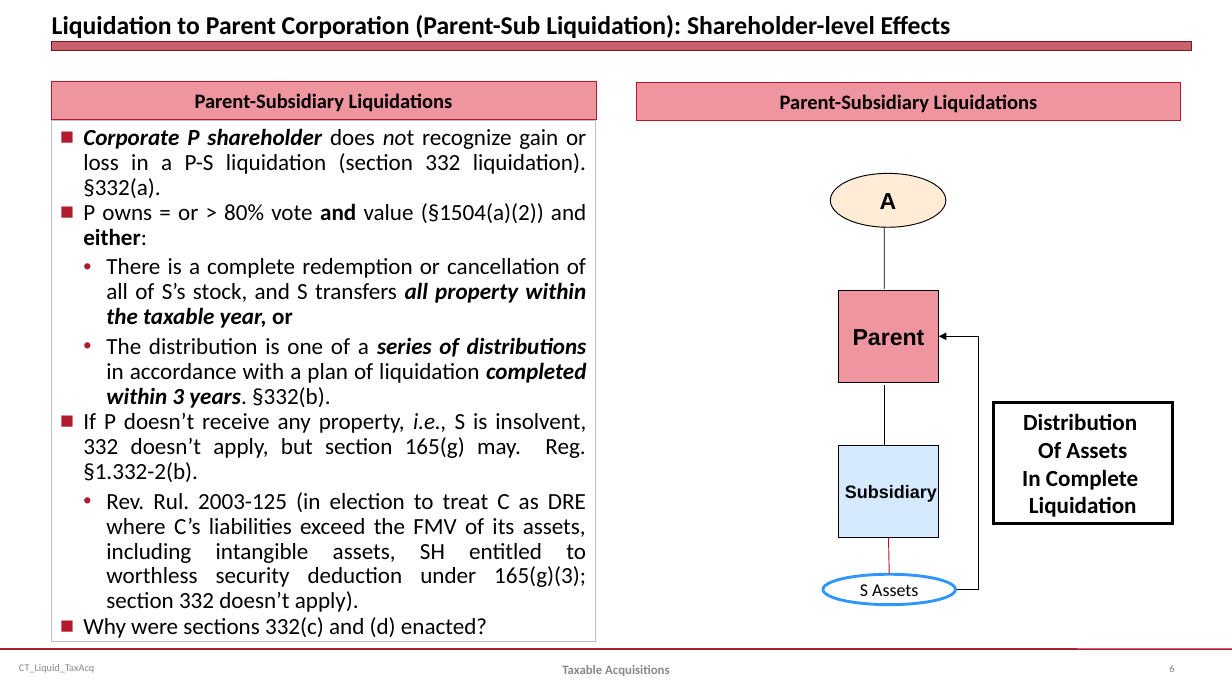
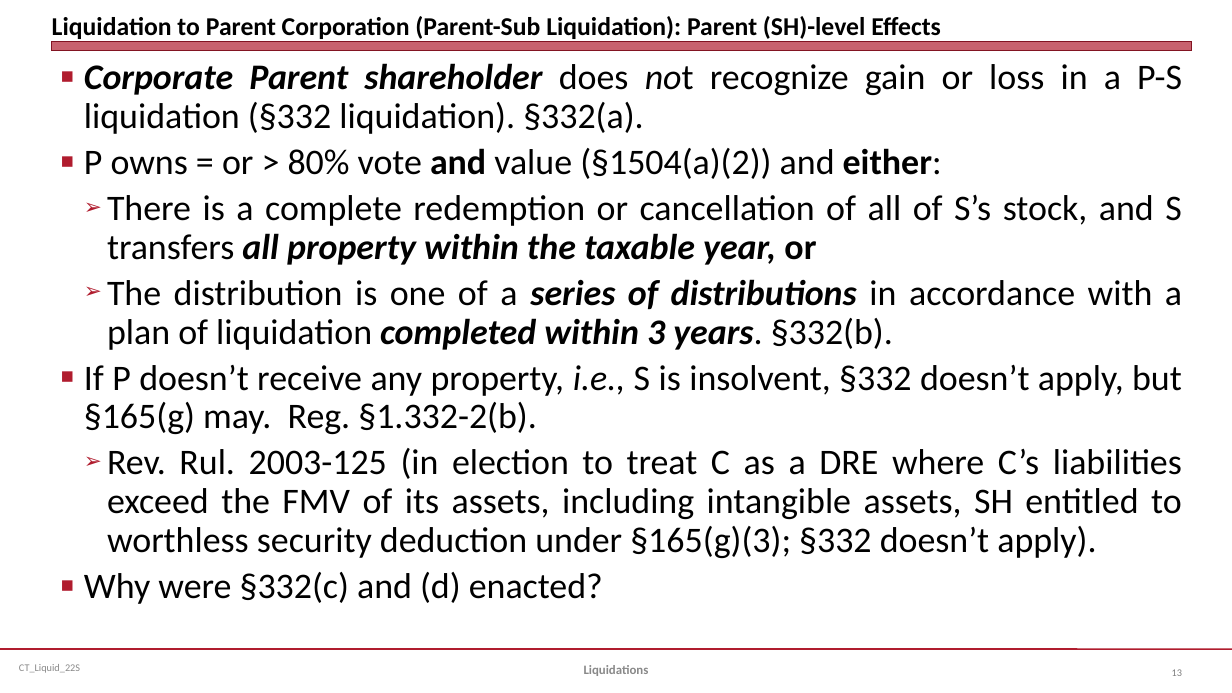
Before and after one commit to jmc877/Corporate-Tax, a slide deck: slide 13 of slides/CT_Liquid_22S.pptx (slide 6 before the commit). Drawn at 1232x693 pixels with LibreOffice and Linux fonts; fonts in the diff are those of the drawing. Boxes give left, top, right and bottom in pixels: in the first picture for what was removed or moved away, otherwise in the second. Text is boxed around its words. In the diff, an @@ line names an element or a change of style, - is before the commit and + after.

```diff
--- a/slides/CT_Liquid_22S.pptx
+++ b/slides/CT_Liquid_22S.pptx
@@ title at (52,16,941,39): text changed @@
-Liquidation to Parent Corporation (Parent-Sub Liquidation): Shareholder-level Effects
+Liquidation to Parent Corporation (Parent-Sub Liquidation): Parent (SH)-level Effects
@@ text "Corporate Parent shareholder does not ...": place and size @@
-text "Corporate Parent shareholder does not ..." at (51,121,595,642)
+text "Corporate Parent shareholder does not ..." at (84,63,1182,604)
@@ text "Corporate Parent shareholder does not ..." at (84,63,1182,604): fill #FFFFFF to none; outline #C0C0C0 0.75 pt to none @@
@@ text removed at (51,81,596,120) @@
-Parent-Subsidiary Liquidations
@@ text at (84,63,1182,134): text changed; size 18 to 28 pt @@
-  ■ Corporate P shareholder does not recognize gain or loss in a P-S liquidation (section 332 liquidation). §332(a).
+  ■ Corporate Parent shareholder does not recognize gain or loss in a P-S liquidation (§332 liquidation). §332(a).
@@ text removed at (637,82,1181,121) @@
-Parent-Subsidiary Liquidations
@@ text at (84,148,1182,350): size 18 to 28 pt in "P owns = or > 80% vote ...", "There is a complete redemption or cancellation ...", "The distribution is one of a series ..."; more space between paragraphs; bullet • to ➢ @@
@@ ellipse removed at (831,174,946,227) @@
-A
@@ line removed from (884, 289) to (884, 227) @@
@@ rectangle removed at (838,290,939,383) @@
-Parent
@@ elbow arrow removed from (956, 590) to (939, 336) @@
@@ text at (84,364,1182,604): text changed; size 18 to 28 pt @@
-■ If P doesn’t receive any property, i.e., S is insolvent, 332 doesn’t apply, but section 165(g) may. Reg. §1.332-2(b).
-  • Rev. Rul. 2003-125 (in election to treat C as DRE where C’s liabilities exceed the FMV of its assets, including intangible assets, SH entitled to worthless security deduction under 165(g)(3); section 332 doesn’t apply).
-■ Why were sections 332(c) and (d) enacted?
+■ If P doesn’t receive any property, i.e., S is insolvent, §332 doesn’t apply, but §165(g) may. Reg. §1.332-2(b).
+  ➢ Rev. Rul. 2003-125 (in election to treat C as a DRE where C’s liabilities exceed the FMV of its assets, including intangible assets, SH entitled to worthless security deduction under §165(g)(3); §332 doesn’t apply).
+■ Why were §332(c) and (d) enacted?
@@ line removed from (884, 385) to (884, 456) @@
@@ rectangle removed at (994,402,1173,523) @@
-Distribution
-Of Assets
-In Complete
-Liquidation
@@ rectangle removed at (838,445,939,538) @@
-Subsidiary
@@ line removed from (889, 538) to (889, 575) @@
@@ ellipse removed at (823,575,956,605) @@
-S Assets
@@ text at (19,664,80,673): text changed @@
-CT_Liquid_TaxAcq
+CT_Liquid_22S
@@ text at (584,665,649,676): text changed @@
-Taxable Acquisitions
+Liquidations
@@ page number removed at (1169,665,1174,672) @@
-6
@@ page number added at (1172,669,1182,676), 8 pt, text #808080 @@
+13
```
Also in this commit, not shown: 14 other slides changed, 4 slides added, 16 slides removed, 2 other files.
